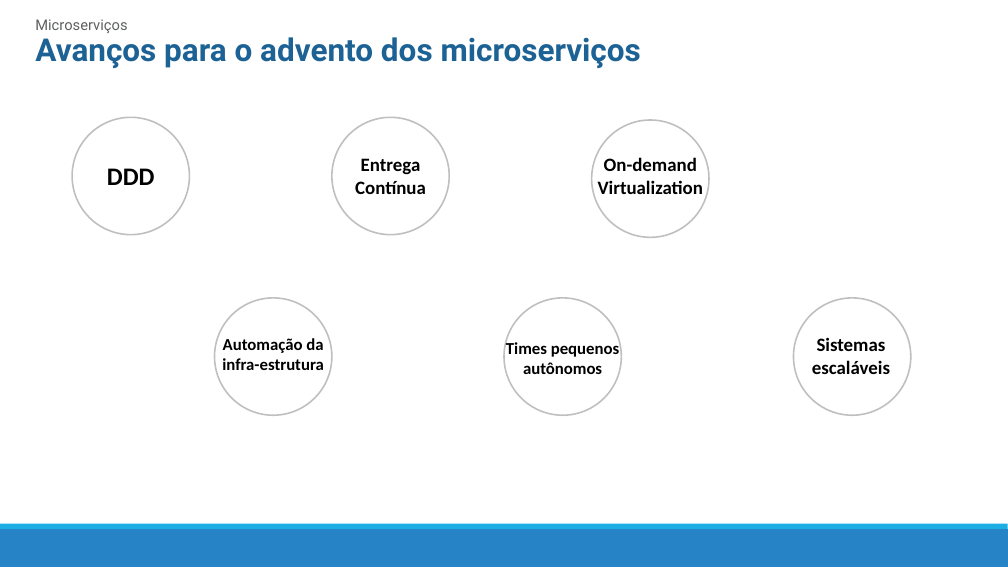
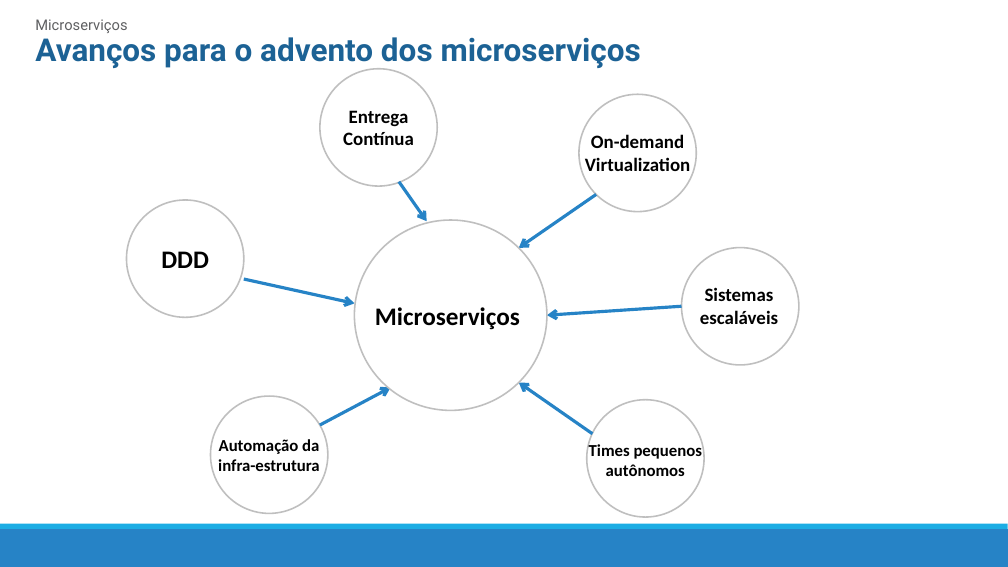
Before and after one commit to mrezende/architecture-discipline, a slide deck: slide 3 of article-presentation/Artigo.pptx. Drawn at 1008x567 pixels with LibreOffice and Linux fonts; fonts in the diff are those of the drawing. Boxes give left, top, right and bottom in pixels: in the first picture for what was removed or moved away, otherwise in the second. Text is boxed around its words. In the diff, an @@ line names an element or a change of style, - is before the commit and + after.

```diff
--- a/article-presentation/Artigo.pptx
+++ b/article-presentation/Artigo.pptx
@@ ellipse: place and size @@
-ellipse at (332, 117, 449, 234)
+ellipse at (320, 69, 437, 186)
@@ text "Entrega Contínua": place and size @@
-text "Entrega Contínua" at (355, 158, 426, 194)
+text "Entrega Contínua" at (343, 110, 414, 145)
@@ ellipse: place and size @@
-ellipse at (592, 120, 709, 237)
+ellipse at (579, 95, 696, 212)
@@ text "On-demand Virtualization" rewrapped from (598, 157, 704, 194) to (585, 134, 691, 177) @@
@@ ellipse: place and size @@
-ellipse at (72, 117, 189, 234)
+ellipse at (126, 200, 243, 317)
@@ arrow added from (399, 181) to (426, 222), #2683C6 3 pt @@
@@ arrow added from (597, 194) to (519, 248), #2683C6 3 pt @@
@@ ellipse added at (355, 220, 547, 411), fill #FFFFFF, outline #BFBFBF 1.5 pt @@
@@ text "DDD": place and size @@
-text "DDD" at (107, 168, 155, 185)
+text "DDD" at (161, 251, 209, 268)
@@ ellipse: place and size @@
-ellipse at (794, 298, 911, 415)
+ellipse at (681, 247, 799, 364)
@@ arrow added from (244, 279) to (355, 303), #2683C6 3 pt @@
@@ text "Sistemas escaláveis": place and size @@
-text "Sistemas escaláveis" at (812, 337, 890, 374)
+text "Sistemas escaláveis" at (700, 287, 778, 324)
@@ text added at (375, 307, 520, 330), 24 pt, text #000000, bold @@
+Microserviços
@@ arrow added from (681, 306) to (547, 315), #2683C6 3 pt @@
@@ arrow added from (320, 425) to (391, 388), #2683C6 3 pt @@
@@ arrow added from (593, 434) to (519, 383), #2683C6 3 pt @@
@@ ellipse: place and size @@
-ellipse at (215, 298, 332, 415)
+ellipse at (210, 396, 327, 513)
@@ ellipse: place and size @@
-ellipse at (504, 298, 622, 415)
+ellipse at (587, 400, 704, 517)
@@ text "Automação da infra-estrutura": place and size @@
-text "Automação da infra-estrutura" at (222, 338, 324, 370)
+text "Automação da infra-estrutura" at (218, 439, 320, 471)
@@ text "Times pequenos autônomos": place and size @@
-text "Times pequenos autônomos" at (506, 341, 619, 374)
+text "Times pequenos autônomos" at (589, 443, 702, 476)
```
Also in this commit, not shown: 1 other slide changed, 1 other file.
